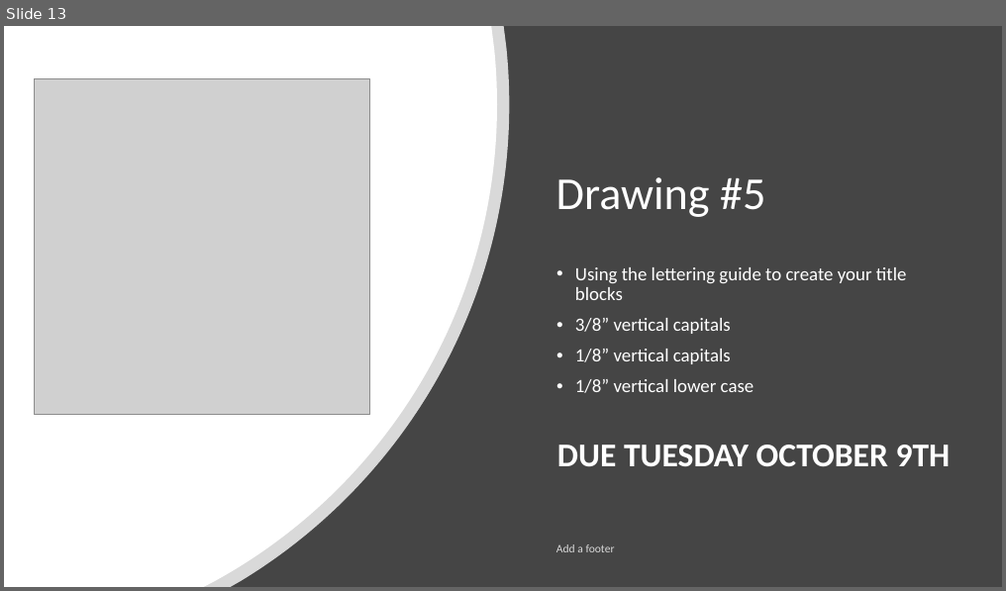
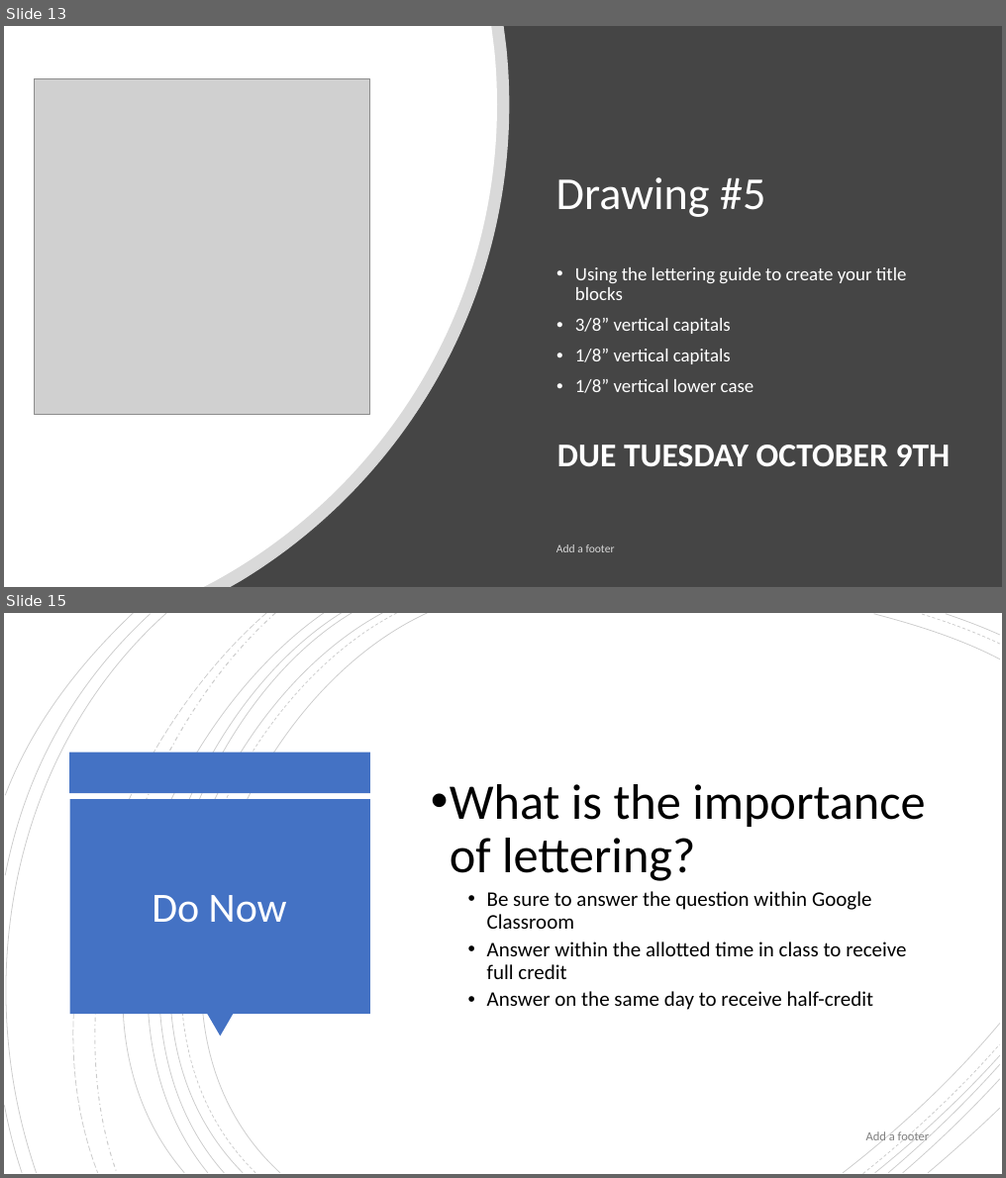
Before and after one commit to nickvertucci/Technology-Education-Curriculum, a slide deck: High School/Design and Drawing for Production/Unit 3 - Introduction to Lettering/Section 1 - What is Lettering/Assets/Unit 3 - Section 1 - What is Lettering.pptx. Shown one above the other, each under a label of ours: slide 13 before the commit, slides 13 and 15 after it; the slides between them are not shown. The pictures are 1006x591 and 1006x1178 pixels, drawn with LibreOffice and Linux fonts; fonts in the diff are those of the drawing; grey boxes stand for pictures. Boxes give left, top, right and bottom in pixels: in the first picture for what was removed or moved away, otherwise in the second. Text is boxed around its words. In the diff, an @@ line names an element or a change of style, - is before the commit and + after.

```diff
--- a/High School/Design and Drawing for Production/Unit 3 - Introduction to Lettering/Section 1 - What is Lettering/Assets/Unit 3 - Section 1 - What is Lettering.pptx
+++ b/High School/Design and Drawing for Production/Unit 3 - Introduction to Lettering/Section 1 - What is Lettering/Assets/Unit 3 - Section 1 - What is Lettering.pptx
@@ slide 15 added at (4,613,1002,1174), background #FFFFFF @@
@@ group added at (4,613,1000,1174): 21 freeform shapes @@
@@ rectangle added at (70,753,371,793), fill #4472C4 @@
@@ text added at (450,784,925,1010), 20 pt, text #000000 @@
+• What is the importance of lettering?
+  • Be sure to answer the question within Google Classroom
+  • Answer within the allotted time in class to receive full credit
+  • Answer on the same day to receive half-credit
@@ rectangle added at (70,799,370,1014), fill #4472C4 @@
@@ title added at (152,895,287,923), 40 pt, text #FFFFFF @@
+Do Now
@@ triangle added at (207,1014,233,1037), fill #4472C4 @@
@@ text added at (866,1130,930,1144), 12 pt, text #808080 @@
+Add a footer
```
Also in this commit, not shown: 1 other slide added.
